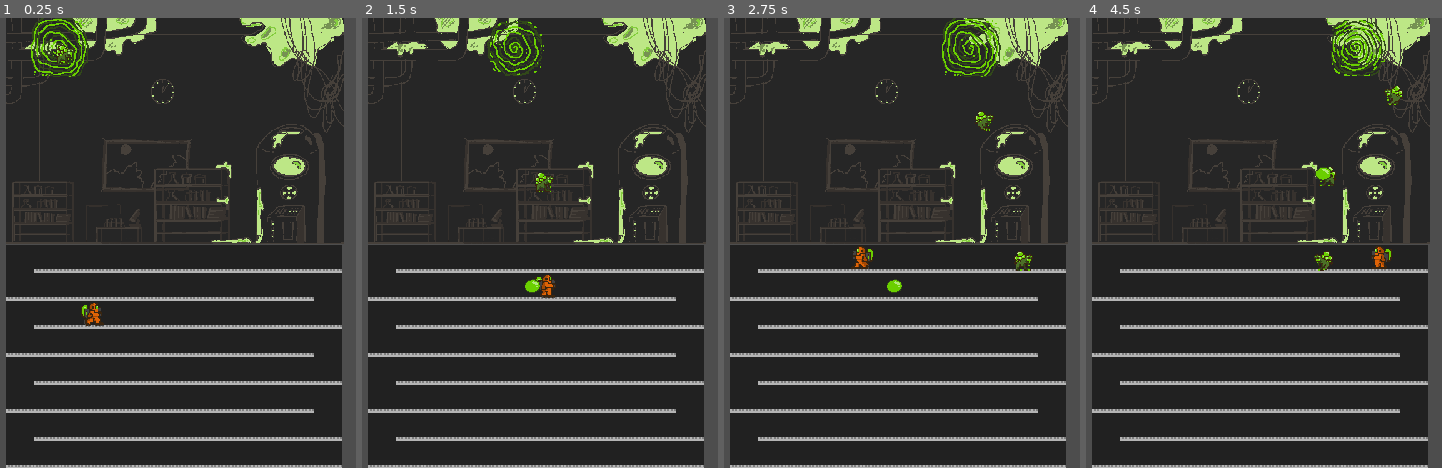
Above: before the commit, frames 1-4 (left to right).
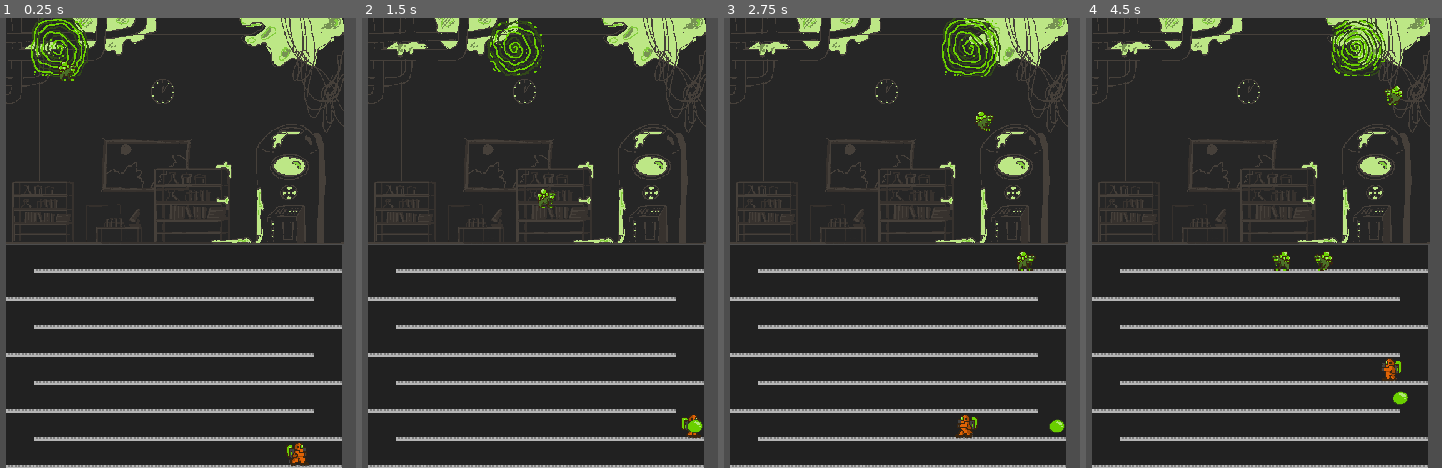
Above: after the commit, the same moments.

Repository: KrolPolski/Finnish-Game-Jam-2025
Game: Godot game, scene res://scenes/level_1.tscn
The game is run twice, just before and just after one commit, with the same random seed, the same clock (stepped at 60 frames per second) and the same inputs.
Inputs:
- Up to frame 1 (0.25 s): no input
- Up to frame 2 (1.5 s): tap Enter (enter_key) at 0.5, 0.6 s; hold D (move_right) from 0.53 s (still down); tap W (climb_up) at 0.77 s; tap Space (drop_bubble) at 1.35 s
- Up to frame 3 (2.75 s): tap W (climb_up) at 1.52 s; tap Enter (enter_key) at 1.55, 2.1 s; release D (move_right) at 2.03 s; hold A (move_left) from 2.03 s (still down)
- Up to frame 4 (4.5 s): release A (move_left) at 2.78 s; hold D (move_right) 2.78-4.28 s; tap Enter (enter_key) at 2.85, 3.8, 4.35 s; tap W (climb_up) at 3.02, 3.77 s; tap Space (drop_bubble) at 3.6 s; hold A (move_left) from 4.28 s (still down)

The runs differ from the first frame. In frame 1, 0.5% of the frame differs, in the area x 15-87%, y 6-100%; in frame 2, 0.6%; in frame 3, 0.6%; in frame 4, 0.7%, in the area x 52-91%, y 33-86%.

Commit message:
Mobs don't collide and door should work

Diff:
--- a/mob.gd
+++ b/mob.gd
@@ -42,7 +42,6 @@
 			is_floating = false
 			set_collision_mask_value(2, true)
 			set_collision_mask_value(3, true)
-			set_collision_mask_value(4, true)
 			set_collision_mask_value(5, true)
 			speed += 50
 
@@ -56,7 +55,6 @@
 		is_floating = true
 		set_collision_mask_value(2, false)
 		set_collision_mask_value(3, false)
-		set_collision_mask_value(4, false)
 		set_collision_mask_value(5, false)
 
 
--- a/scenes/level_1.tscn
+++ b/scenes/level_1.tscn
@@ -189,7 +189,7 @@
 
 [node name="Player" type="CharacterBody2D" parent="."]
 top_level = true
-position = Vector2(505, 474)
+position = Vector2(833, 696)
 scale = Vector2(1.49528, 1.14788)
 collision_mask = 3
 script = ExtResource("6_dhlg7")
@@ -218,7 +218,8 @@
 shape = SubResource("RectangleShape2D_psi11")
 
 [node name="Mob" parent="." groups=["enemy"] instance=ExtResource("4_mkim1")]
-position = Vector2(420, 20)
+position = Vector2(424, 46)
+collision_mask = 22
 
 [node name="Platform" type="ColorRect" parent="."]
 offset_left = 407.0
@@ -484,8 +485,8 @@
 [node name="Door_area" type="Area2D" parent="."]
 top_level = true
 position = Vector2(880, 698)
-collision_layer = 10
-collision_mask = 9
+collision_layer = 2
+collision_mask = 8
 script = ExtResource("12_h8t6m")
 metadata/_edit_group_ = true
 
--- a/scenes/mob.tscn
+++ b/scenes/mob.tscn
@@ -32,7 +32,7 @@
 top_level = true
 position = Vector2(1, 0)
 collision_layer = 8
-collision_mask = 30
+collision_mask = 22
 script = ExtResource("1_c6a7m")
 
 [node name="Area2D" type="Area2D" parent="." groups=["enemy", "mob"]]
Not shown: 1 places in scenes/level_1.tscn that only renumber resources
Not shown: 1 places in scenes/mob.tscn that only renumber resources
